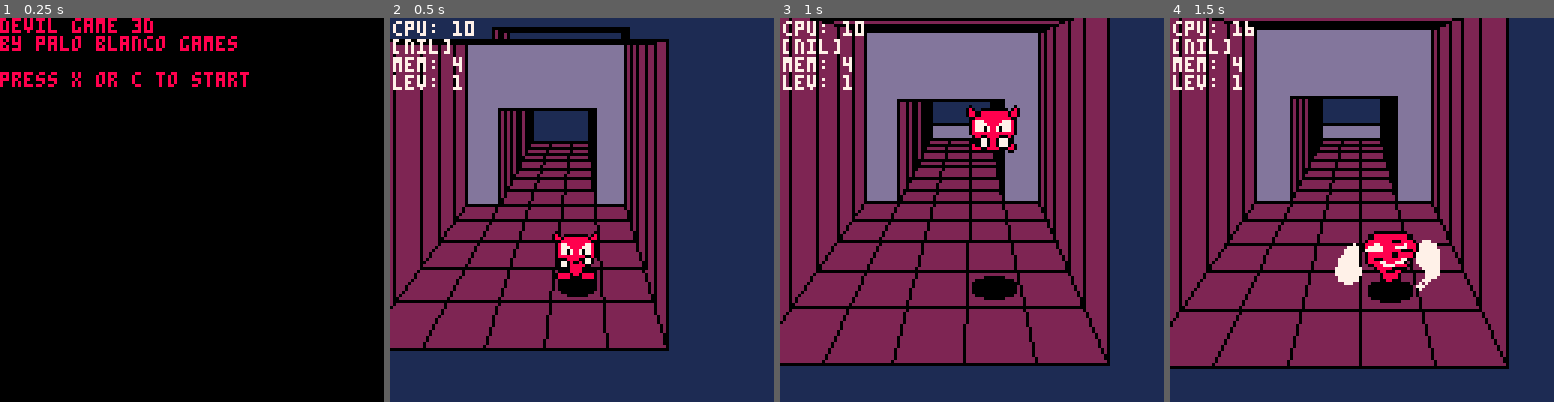
Above: before the commit, frames 1-4 (left to right).
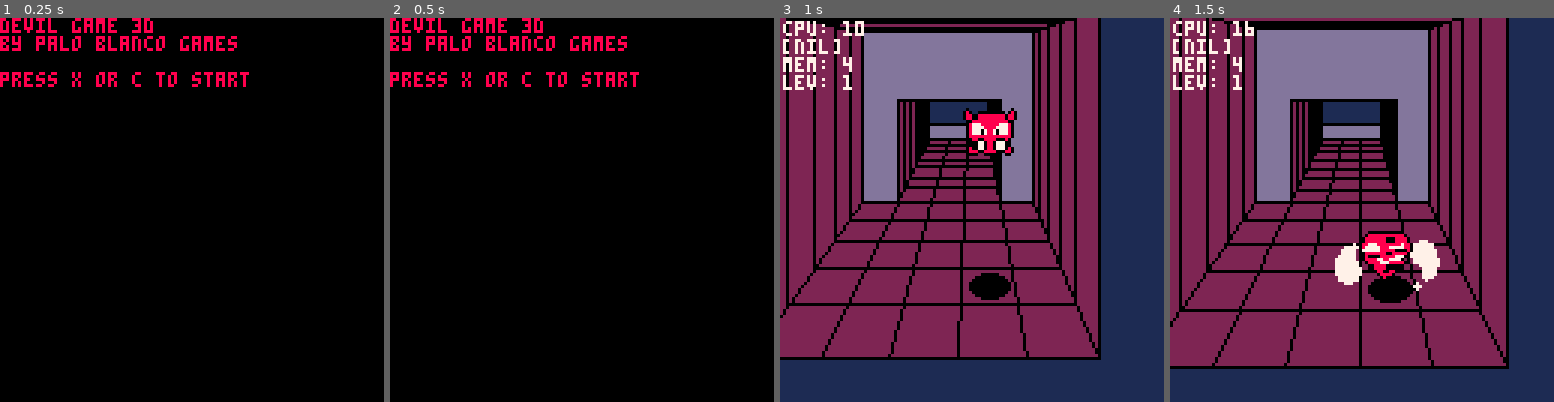
Above: after the commit, the same moments.

Repository: paloblanco/devilgame
Game: PICO-8 cartridge devilgame.p8
Two runs of this game, one before a commit and one after it. Both use one fixed random seed, a clock stepped at 60 frames per second and the inputs below.
Inputs:
- Up to frame 1 (0.25 s): no input
- Up to frame 2 (0.5 s): tap X (X key) at 0.33 s
- Up to frame 3 (1 s): tap O (Z key) at 0.7 s
- Up to frame 4 (1.5 s): tap X (X key) at 1.07 s

Frame 1 is identical in both runs. In frame 2, 87% of the frame differs, in the area x 0-100%, y 0-100%; in frame 3, 21%; in frame 4, 2.9%.

Commit message:
level1 done and working, starting fixes

Diff:
--- a/devilgame.p8
+++ b/devilgame.p8
@@ -108,17 +108,6 @@
 function actor:bump_me(other)
 end
 
-function actor:bump_check()
-	for a in all(self.myzone.actors) do
-		if (a==self) goto continue
-		if (a==self.parent) goto continue
-		if (abs(self.x-a.x) > self.size) goto continue
-		if (abs(self.y-a.y) > self.size) goto continue
-		if (abs(self.z-a.z) > self.size) goto continue
-		a:bump_me(self)
-		::continue::
-	end
-end
 
 function actor:bump_check()
 	for a in all(self.myzone.actors) do
@@ -904,6 +893,29 @@
  end
 end
 
+balloon = actor:new()
+balloon.sp=90
+balloon.shadow=true
+
+function balloon:update()
+	self.drawme=true
+	if (self.hurt > 0) self.drawme=false
+	self.timer = (self.timer+1)%60
+	self.zup = 0.3*sin(self.timer/60)
+end
+
+function balloon:bump_me(other)
+	if other.spinning or other.ball then
+		local e = explosion:new({x=self.x,y=self.y,z=self.z})
+		e:assign_zone(self.myzone)
+		self.hurt=60
+		if other.ball then
+		 other.dz=0.5*other.jump
+		 other.airjump=true
+		end
+	end
+end
+
 badguy = actor:new()
 badguy.sp=32
 badguy.shadow=true
@@ -948,6 +960,8 @@
 		self.dx=0
 		self.dy=0
 	end
+	if (self.y+self.dy < self.myzone.y0) self.bumpwall=3
+	if (self.y+self.dy > self.myzone.y1) self.bumpwall=2
 	self:bounceoffwalls()
 	self.timer += -1
 	self:_move()
@@ -989,6 +1003,11 @@
 sentryud = sentrylr:new()
 sentryud.dy=sentryud.speed
 sentryud.dx=0
+
+sentrydr = sentryud:new()
+sentrydr.dy=sentryud.speed*.707
+sentrydr.dx=sentryud.speed*.707
+
 
 macer = badguy:new()
 
@@ -1468,6 +1487,8 @@
 nportal = 6
 nflag = 7
 nspikes = 8
+nballoon = 9
+nsentrydr = 10
 
 acreator={}
 acreator[nhero]=p1
@@ -1478,6 +1499,8 @@
 acreator[nportal] = portal
 acreator[nflag] = flag
 acreator[nspikes] = spikes
+acreator[nballoon] = balloon
+acreator[nsentrydr] = sentrydr
 
 mstart=0x2000
 
@@ -1600,14 +1623,14 @@
 0666d660067077601110d0111110d011105555550555550111070000007770111107000000777011108811881776665111111111111111111111111111111111
 066dd66006666660110dd011110dd011105505555555550111077000777770111107700077777011101111117766666511111111111111111111111111111111
 00000000000000001110011111100111105060555550550110077707777000111007770777700011101111117766666511111111111111111111111111111111
-11000011115555111100001111000011105505555506050107077707770777010707770777077701111111111111111111111111111111111111111111111111
-106666011566665110dddd0110dddd01105555555550550100077707770077010007770777007701111111111111111111111111111111111111111111111111
-066006606661166510dddd0110dddd01105555505555550107077707770777010707770777077701111111111111111111111111111111111111111111111111
-060ee060661111651100d0111100d011110555060555501100077777770077010007777777007701111111111111111111111111111111111111111111111111
-060ee06065111166110dd011110dd011106055505555060107077777770777010707777777077701111111111111111111111111111111111111111111111111
-06600660665115661110d0111110d011106605555550660110077777777000111007777777700011111111111111111111111111111111111111111111111111
-0666666016655661110dd011110dd011100010000001000111107777777701111110777777770111111111111111111111111111111111111111111111111111
-00000000116666111110011111100111111111111111111111110000000011111111000000001111111111111111111111111111111111111111111111111111
+11000011115555111100001111000011105505555506050107077707770777010707770777077701117777111111111111111111111111111111111111111111
+106666011566665110dddd0110dddd01105555555550550100077707770077010007770777007701176666711111111111111111111111111111111111111111
+066006606661166510dddd0110dddd01105555505555550107077707770777010707770777077701766677671111111111111111111111111111111111111111
+060ee060661111651100d0111100d011110555060555501100077777770077010007777777007701766667671111111111111111111111111111111111111111
+060ee06065111166110dd011110dd011106055505555060107077777770777010707777777077701766666671111111111111111111111111111111111111111
+06600660665115661110d0111110d011106605555550660110077777777000111007777777700011766666671111111111111111111111111111111111111111
+0666666016655661110dd011110dd011100010000001000111107777777701111110777777770111176666711111111111111111111111111111111111111111
+00000000116666111110011111100111111111111111111111110000000011111111000000001111117777111111111111111111111111111111111111111111
 11111111111111111111111111111111111111111111111111111111111111111111111111111111111111111111111111111111111111111111111111111111
 11111111111111111111111111111111111111111111111111111111111111111111111111111111111111111111111111111111111111111111111111111111
 11111111111111111111111111111111111111111111111111111111111111111111111111111111111111111111111111111111111111111111111111111111
@@ -1764,8 +1787,10 @@
 
 __map__
 646469696965676564fe6564676b67fe62636b686bfe656569666afe6465696569fe6466696667fe6564676867fe64646d6767fe6a5a676671fe64646768676b656664fe6362696d6a6864696468686a6468646b6467666a66fe6565676867fe646468676afe646368666b6c646464fe646568666afe646368666b6c646464fe
-646568676afeff61666f6a6f656666646667676566686765666967656667686568676964fe6965676b67666567656665686566656965fe61626d6b6b6768676667696766fe6965676b67666567656665686566656965fe62636b6a6a6a676764feff61666f6a6f65666664666767656668676566696765666768656668686568
-676964fe6965676b67666567656665686566656965fe61626d6b6b6768676667696766fe6965676b67666567656665686566656965fe62636b6a6a6a676764feff61666f6a6f6566666466676765666867656669676566676865666868656669686568676964fe6965676b67666567656665686566656965fe61626d6b6b6768
-676667696766fe6965676b67666567656665686566656965fe62636b6a6a6a676764feff61666f6a6f6566666466676765666867656669676566676865666868656669686566676766666867666669676668676964fe6965676b67666567656665686566656965fe61626d6b6b6768676667696766fe6965676b676665676566
-65686566656965fe62636b6a6a6a676764feff61666f6a6f6566666466676765666867656669676566676865666868656669686566676766666867666669676666676665666866656669666568676964fe6965676b67666567656665686566656965fe61626d6b6b6768676667696766fe6965676b6766656765666568656665
-6965fe62636b6a6a6a676764feff000000000000000000000000000000000000000000000000000000000000000000000000000000000000000000000000000000000000000000000000000000000000000000000000000000000000000000000000000000000000000000000000000000000000000000000000000000000000
+646568676afe6464676767fe60646b6767fe6464676667fe64646b6767fe68646767676b656564fe62646a67786d676666fe66676867756d6566666d6666686d676669fe646a68676f6d6566666d676668676666696d6566696b666564fe646c6c6769696766646968646469696664676b6464fe68656768676b656664fe5f64
+6c6767fe6364696769fe646369666a6c646464fe6465696669fe655a676673fe64646768676b656664fe62636b696c68646764686a6864fe64636b686d6c6464646d6667666d6767666d686766fe64656b6b6c6e6569646e6668646e6767646e6866646e6965646d64666667646868676a6964fe6665676b67fe636369696efe
+646569656dfe646569656cfe646569696b6a666764feff61666f6a6f656666646667676566686765666967656667686568676964fe6965676b67666567656665686566656965fe61626d6b6b6768676667696766fe6965676b67666567656665686566656965fe62636b6a6a6a676764feff61666f6a6f656666646667676566
+68676566696765666768656668686568676964fe6965676b67666567656665686566656965fe61626d6b6b6768676667696766fe6965676b67666567656665686566656965fe62636b6a6a6a676764feff61666f6a6f6566666466676765666867656669676566676865666868656669686568676964fe6965676b6766656765
+6665686566656965fe61626d6b6b6768676667696766fe6965676b67666567656665686566656965fe62636b6a6a6a676764feff61666f6a6f6566666466676765666867656669676566676865666868656669686566676766666867666669676668676964fe6965676b67666567656665686566656965fe61626d6b6b676867
+6667696766fe6965676b67666567656665686566656965fe62636b6a6a6a676764feff61666f6a6f6566666466676765666867656669676566676865666868656669686566676766666867666669676666676665666866656669666568676964fe6965676b67666567656665686566656965fe61626d6b6b6768676667696766
+fe6965676b67666567656665686566656965fe62636b6a6a6a676764feff0000000000000000000000000000000000000000000000000000000000000000000000000000000000000000000000000000000000000000000000000000000000000000000000000000000000000000000000000000000000000000000000000000
--- a/level1.lua
+++ b/level1.lua
@@ -10,7 +10,8 @@
 nportal = 6
 nflag = 7
 nspikes = 8
-
+nballoon = 9
+nsentrydr = 10
 
 function add_zone(layout,actorinfo,destination)
     local zz = {}
@@ -101,5 +102,84 @@
 l17 = {0,1,4,3,6}
 add_zone(l17,{},level1)
 
+--l18
+add_zone({0,0,3,3,3},{},level1)
+add_zone({-4,0,7,3,3},{},level1)
+add_zone({0,0,3,2,3},{},level1)
+add_zone({0,0,7,3,3},{},level1)
+add_zone({4,0,3,3,3},{{nflag,1,1,0}},level1) -- flag before balloon climb
+add_zone({-2,0,6,3,20},{{nballoon,3,2,2}},level1) -- first balloon
+
+l30 = {2,3,4,3,17}
+a30 = {
+    {nballoon,1,2,2},
+    {nballoon,2,2,4},
+    {nballoon,3,2,5}
+}
+add_zone(l30,a30,level1)
+
+l31 = {0,6,4,3,11}
+a31 = {
+    {nballoon,1,2,2},
+    {nballoon,3,2,4},
+    {nkey,2,2,5},
+    {nballoon,1,2,5},
+    {nflag,2,1,0}
+}
+add_zone(l31,a31,level1)
+
+l32 = {0,8,8,3,5}
+a32 = {
+    {nsentryud,3,2,0},
+    {nsentryud,4,0,0},
+    {nsentryud,5,2,0},
+    {nkey,7,0,0}
+}
+add_zone(l32,a32,level1)
+
+add_zone({4,1,3,4,3},{{nflag,1,2,0}},level1)
+add_zone({-5,0,8,3,3},{},level1)
+add_zone({-1,0,5,3,5},{},level1)
+add_zone({0,-1,5,2,6},{{nspikes,0,0,0}},level1)
+add_zone({0,1,5,2,5},{},level1)
+add_zone({1,-10,3,2,15},{},level1)
+add_zone({0,0,3,4,3},{{nflag,1,2,0}},level1)
+
+l40={-2,-1,7,5,8}
+a40 = {
+    {nsentrylr,0,3,0},
+    {nsentrylr,6,4,0}
+}
+add_zone(l40,a40,level1)
+
+l41={0,-1,7,4,9}
+a41 = {
+    {nspikes,0,0,0},
+    {nballoon,2,3,2},
+    {nballoon,3,3,2},
+    {nballoon,4,3,2},
+}
+add_zone(l41,a41,level1)
+
+l42 = {0,1,7,7,8}
+a42 = {
+    {nsentrydr,1,5,0},
+    {nsentrydr,2,4,0},
+    {nsentrydr,3,3,0},
+    {nsentrydr,4,2,0},
+    {nsentrydr,5,1,0},
+    {nballoon,0,2,2},
+    {nkey,0,4,4},
+    {nkey,6,5,0}
+}
+
+add_zone(l42,a42,level1)
+
+add_zone({2,1,3,7,3},{},level1)
+add_zone({-1,-1,5,5,10},{},level1)
+add_zone({0,1,5,1,9},{},level1)
+add_zone({0,1,5,1,8},{},level1)
+add_zone({0,1,5,5,7},{{nportal,2,3,0}},level1)
+
 return level1
 end
